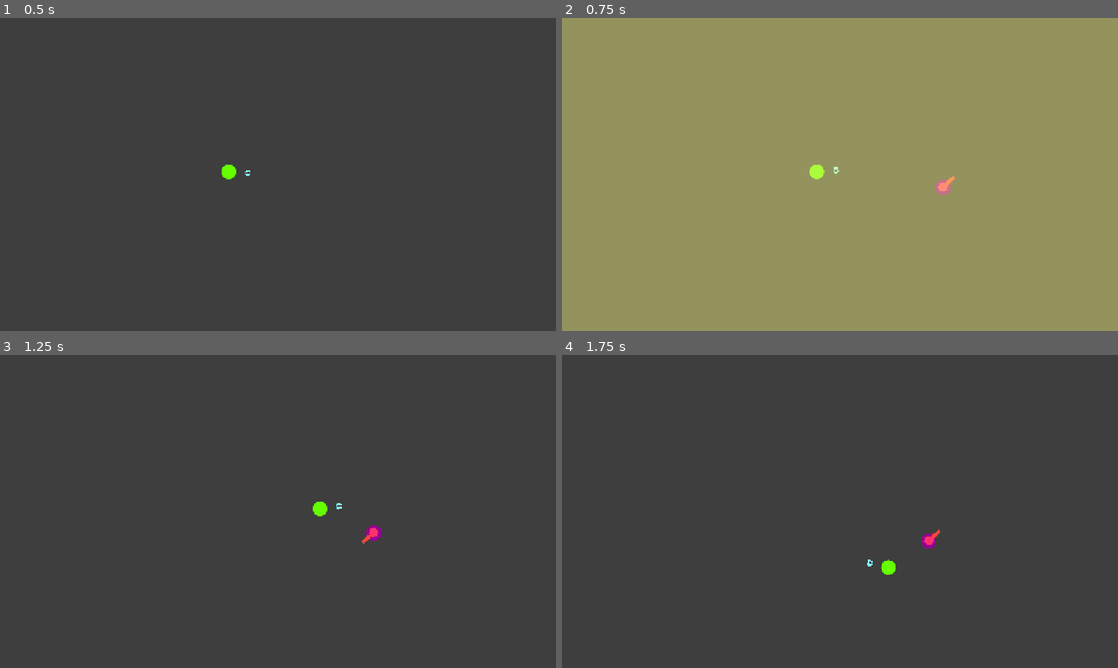
Above: before the commit, frames 1-4 (two rows, left to right).
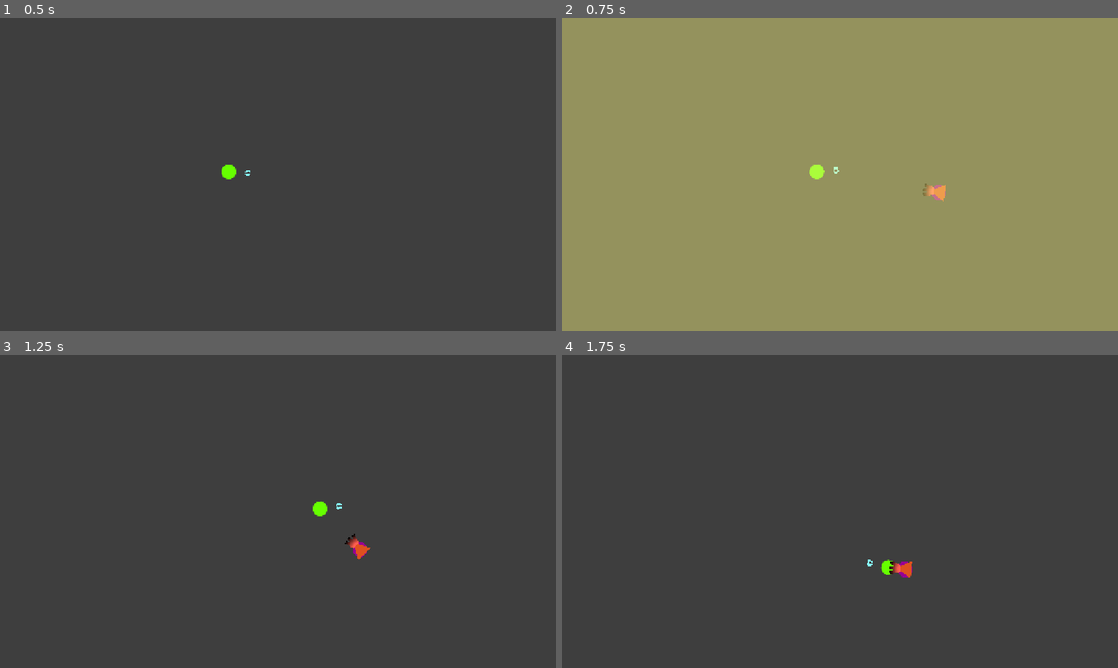
Above: after the commit, the same moments.

Repository: ktosox/GWJ80
Game: Godot game, scene res://bullet/bullet_testing_arena.tscn
Same seed, same stepped clock (60 frames per second), same inputs: the game is played once before the commit and once after it. This scene is started directly instead of the project's main scene.
Inputs (mouse positions are in pixels of both pictures, inside the frame that each line leads up to):
- Up to frame 1 (0.5 s): no input
- Up to frame 2 (0.75 s): tap Enter (tutorial_exit) at 0.5 s; move the mouse to (962, 158) at 0.52 s; press the mouse at (962, 158) at 0.53 s; hold D (right) from 0.53 s (still down)
- Up to frame 3 (1.25 s): keep holding D (right)
- Up to frame 4 (1.75 s): move the mouse to (728, 527) at 1.27 s; release D (right) at 1.28 s; release the mouse at (728, 527) at 1.28 s; hold Down (down) from 1.28 s (still down); click (728, 527) at 1.35 s

Frame 1 is identical in both runs. In frame 2, 0.2% of the frame differs, in the area x 64-71%, y 50-59%; in frame 3, 0.3%; in frame 4, 0.3%, in the area x 58-68%, y 55-72%.

Commit message:
more enemey grpahical upgrades
+ an unrelated player grabber gun fix

Diff:
--- a/Game/bullet/bullet_testing_arena.gd
+++ b/Game/bullet/bullet_testing_arena.gd
@@ -4,7 +4,7 @@
 func _ready() -> void:
 	GameManager.set_health(100)
 	$EnemySpawner.enemy_group_node = self
-	$EnemySpawner.spawn_enemy(1,false)
+	$EnemySpawner.spawn_enemy(4,false)
 
 
 func _input(event: InputEvent) -> void:
--- a/Game/enemy/multi_gun.tscn
+++ b/Game/enemy/multi_gun.tscn
@@ -8,6 +8,9 @@
 [sub_resource type="Curve" id="Curve_eaqiw"]
 _data = [Vector2(0, 1), 0.0, 0.0, 0, 0, Vector2(1, 0.824324), 0.0, 0.0, 0, 0]
 point_count = 2
+
+[sub_resource type="Gradient" id="Gradient_2esfe"]
+colors = PackedColorArray(1, 0.366563, 0.310835, 1, 0, 0, 0, 1)
 
 [node name="MultiGun" type="Node2D"]
 script = ExtResource("1_0s6dv")
@@ -23,31 +26,30 @@
 
 [node name="Gun" type="Line2D" parent="."]
 position = Vector2(26, 0)
-scale = Vector2(1, 1)
 points = PackedVector2Array(-18, 0, 0, 0, 2, 0)
 width = 9.0
 width_curve = SubResource("Curve_eaqiw")
 default_color = Color(1, 0.272341, 0.227895, 1)
+gradient = SubResource("Gradient_2esfe")
 begin_cap_mode = 2
 
 [node name="Gun2" type="Line2D" parent="."]
 position = Vector2(24, 11)
 rotation = 0.331613
-scale = Vector2(1, 1)
+points = PackedVector2Array(-18, 0, 0, 0, 2, 0)
+width = 9.0
+width_curve = SubResource("Curve_eaqiw")
+gradient = SubResource("Gradient_2esfe")
+begin_cap_mode = 2
+
+[node name="Gun3" type="Line2D" parent="."]
+position = Vector2(24, -11)
+rotation = -0.331613
 points = PackedVector2Array(-18, 0, 0, 0, 2, 0)
 width = 9.0
 width_curve = SubResource("Curve_eaqiw")
 default_color = Color(1, 0.272341, 0.227895, 1)
-begin_cap_mode = 2
-
-[node name="Gun3" type="Line2D" parent="."]
-position = Vector2(24, -12)
-rotation = -0.331613
-scale = Vector2(1, 1)
-points = PackedVector2Array(-18, 0, 0, 0, 2, 0)
-width = 9.0
-width_curve = SubResource("Curve_eaqiw")
-default_color = Color(1, 0.272341, 0.227895, 1)
+gradient = SubResource("Gradient_2esfe")
 begin_cap_mode = 2
 
 [connection signal="timeout" from="Cooldown" to="." method="_on_cooldown_timeout"]
--- a/Game/enemy/single_gun.tscn
+++ b/Game/enemy/single_gun.tscn
@@ -1,13 +1,22 @@
-[gd_scene load_steps=6 format=3 uid="uid://lifkfy1d37r0"]
+[gd_scene load_steps=8 format=3 uid="uid://lifkfy1d37r0"]
 
 [ext_resource type="Script" uid="uid://pjnvebri1k3k" path="res://enemy/single_gun.gd" id="1_eaqiw"]
 [ext_resource type="PackedScene" uid="uid://vjexxy0oei3q" path="res://bullet/bullet.tscn" id="2_un3of"]
 [ext_resource type="PackedScene" uid="uid://bgr7f0ikfr1cw" path="res://Global/audio_manager/audio_component.tscn" id="3_uk6nb"]
 [ext_resource type="AudioStream" uid="uid://bu4edkioj032m" path="res://enemy/shoot.wav" id="4_7thby"]
 
+[sub_resource type="AudioStreamRandomizer" id="AudioStreamRandomizer_26duf"]
+playback_mode = 2
+random_pitch = 1.09
+streams_count = 1
+stream_0/stream = ExtResource("4_7thby")
+
 [sub_resource type="Curve" id="Curve_eaqiw"]
 _data = [Vector2(0, 1), 0.0, 0.0, 0, 0, Vector2(1, 0.824324), 0.0, 0.0, 0, 0]
 point_count = 2
+
+[sub_resource type="Gradient" id="Gradient_26duf"]
+colors = PackedColorArray(1, 0.366563, 0.310835, 1, 0, 0, 0, 1)
 
 [node name="SingleGun" type="Node2D"]
 script = ExtResource("1_eaqiw")
@@ -19,15 +28,15 @@
 
 [node name="AudioComponent" parent="Cooldown" instance=ExtResource("3_uk6nb")]
 signal_name = "timeout"
-audio = ExtResource("4_7thby")
+audio = SubResource("AudioStreamRandomizer_26duf")
 
 [node name="Gun2" type="Line2D" parent="."]
 position = Vector2(25, -7.17465e-43)
-scale = Vector2(1, 1)
 points = PackedVector2Array(-18, 0, 0, 0, 2, 0)
 width = 9.0
 width_curve = SubResource("Curve_eaqiw")
 default_color = Color(1, 0.272341, 0.227895, 1)
+gradient = SubResource("Gradient_26duf")
 begin_cap_mode = 2
 
 [connection signal="timeout" from="Cooldown" to="." method="_on_cooldown_timeout"]
--- a/Game/enemy/walker/bouncy_walker.gd
+++ b/Game/enemy/walker/bouncy_walker.gd
@@ -6,3 +6,8 @@
 func _ready() -> void:
 	linear_velocity = Vector2.UP.rotated(2 * PI * randf()) * speed # 2 * PI * randf() means: random angle from 0 to 360 degrees
 	pass
+
+
+func _on_check_speed_timeout() -> void:
+	linear_velocity = linear_velocity.normalized() * speed
+	pass # Replace with function body.
--- a/Game/enemy/walker/bouncy_walker.tscn
+++ b/Game/enemy/walker/bouncy_walker.tscn
@@ -24,3 +24,9 @@
 modulate = Color(0.59536, 0.000200224, 0.575449, 1)
 scale = Vector2(0.265, 0.265)
 texture = ExtResource("2_67pyj")
+
+[node name="CheckSpeed" type="Timer" parent="."]
+wait_time = 0.8
+autostart = true
+
+[connection signal="timeout" from="CheckSpeed" to="." method="_on_check_speed_timeout"]
--- a/Game/enemy/walker/followy_walker.tscn
+++ b/Game/enemy/walker/followy_walker.tscn
@@ -43,6 +43,13 @@
 scale = Vector2(0.84, 0.84)
 texture = ExtResource("2_du3xm")
 
+[node name="Sprite2D2" type="Sprite2D" parent="Sprite2D"]
+modulate = Color(1, 1, 1, 0.415686)
+show_behind_parent = true
+rotation = 0.785398
+scale = Vector2(0.99, 0.99)
+texture = ExtResource("2_du3xm")
+
 [connection signal="body_entered" from="TooFarRange" to="." method="_on_too_far_range_body_entered"]
 [connection signal="body_exited" from="TooFarRange" to="." method="_on_too_far_range_body_exited"]
 [connection signal="body_entered" from="TooCloseRange" to="." method="_on_too_close_range_body_entered"]
--- a/Game/player/grabby_player_gun.gd
+++ b/Game/player/grabby_player_gun.gd
@@ -25,6 +25,8 @@
 
 
 func _on_lock_in_bullet_body_entered(body: RigidBody2D) -> void:
+	if grabbed_bullet != null:
+		return
 	emit_signal("grab")
 	body.set_collision_layer_value(6,false)
 	body.set_collision_layer_value(5,true)
Not shown: 1 places in Game/enemy/multi_gun.tscn that only renumber resources
